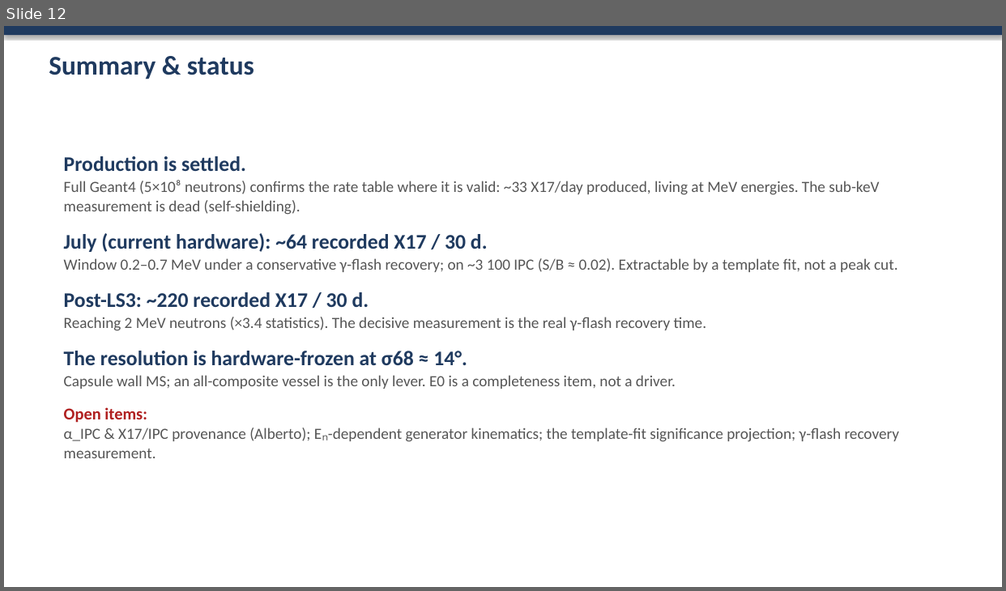
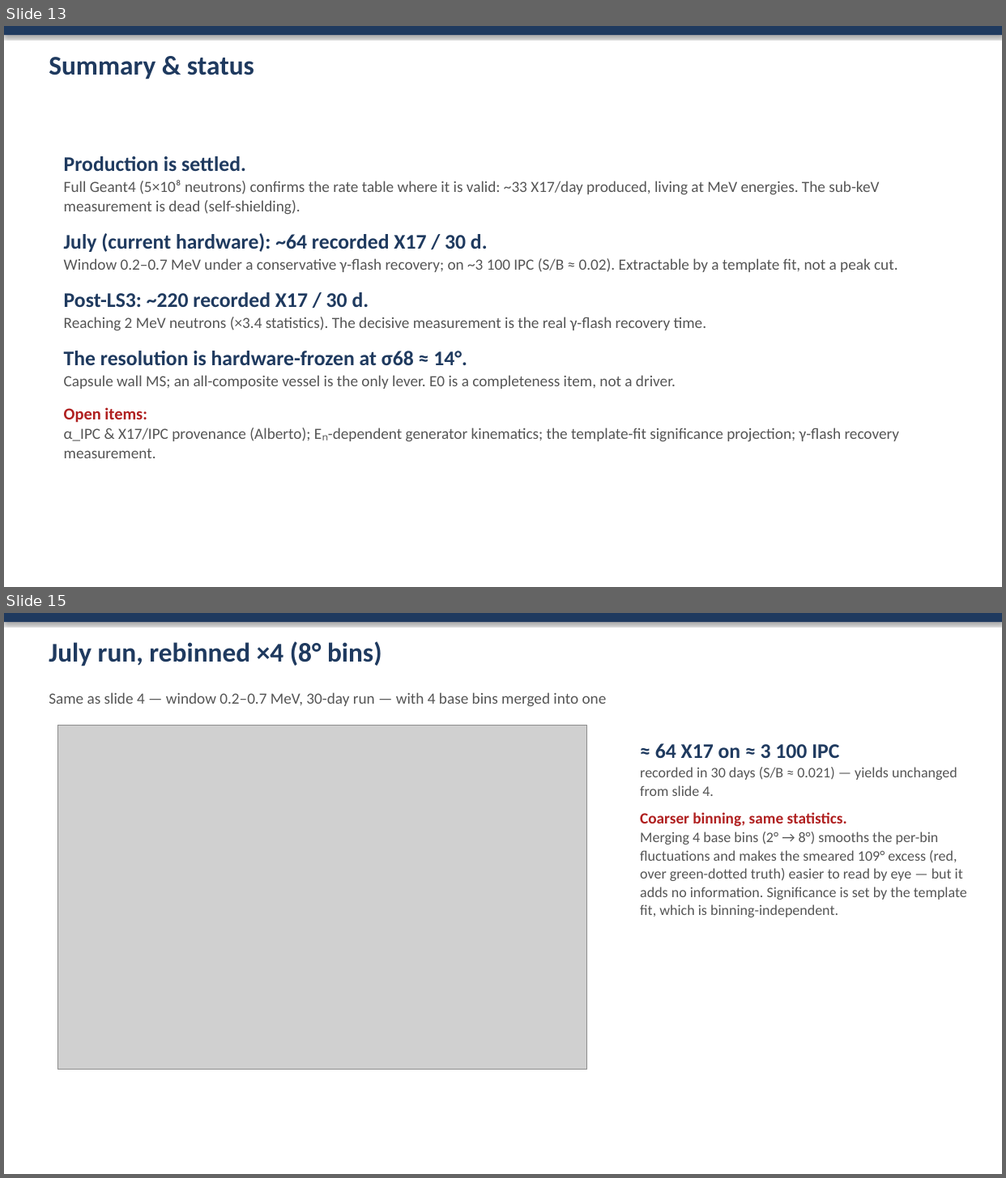
Before and after one commit to Dyn0402/MX17_Full_Geant, a slide deck: docs/slides/MX17_results.pptx. Shown one above the other, each under a label of ours: slide 12 before the commit, slides 13 and 15 after it; the slides between them are not shown. The pictures are 1006x591 and 1006x1178 pixels, drawn with LibreOffice and Linux fonts; fonts in the diff are those of the drawing; grey boxes stand for pictures. Boxes give left, top, right and bottom in pixels: in the first picture for what was removed or moved away, otherwise in the second. Text is boxed around its words. In the diff, an @@ line names an element or a change of style, - is before the commit and + after.

```diff
--- a/docs/slides/MX17_results.pptx
+++ b/docs/slides/MX17_results.pptx
@@ slide 15 added at <box>4,613,1002,1174</box>, background #FFFFFF @@
@@ rectangle added at <box>4,613,1002,622</box>, fill #1F3A5F @@
@@ text added at <box>49,641,382,666</box>, 26 pt, text #1F3A5F, bold @@
+July run, rebinned ×4 (8° bins)
@@ text added at <box>49,692,607,707</box>, 15 pt, text #555555 @@
+Same as slide 4 — window 0.2–0.7 MeV, 30-day run — with 4 base bins merged into one
@@ picture added at <box>58,726,586,1070</box> @@
@@ text added at <box>640,743,967,918</box>, 14 pt, text #555555 @@
+≈ 64 X17 on ≈ 3 100 IPC
+recorded in 30 days (S/B ≈ 0.021) — yields unchanged from slide 4.
+Coarser binning, same statistics.
+Merging 4 base bins (2° → 8°) smooths the per-bin fluctuations and makes the smeared 109° excess (red, over green-dotted truth) easier to read by eye — but it adds no information. Significance is set by the template fit, which is binning-independent.
@@ what was slide 12 is now slide 13 @@
```
Also in this commit, not shown: 3 other slides added, 6 other files.
